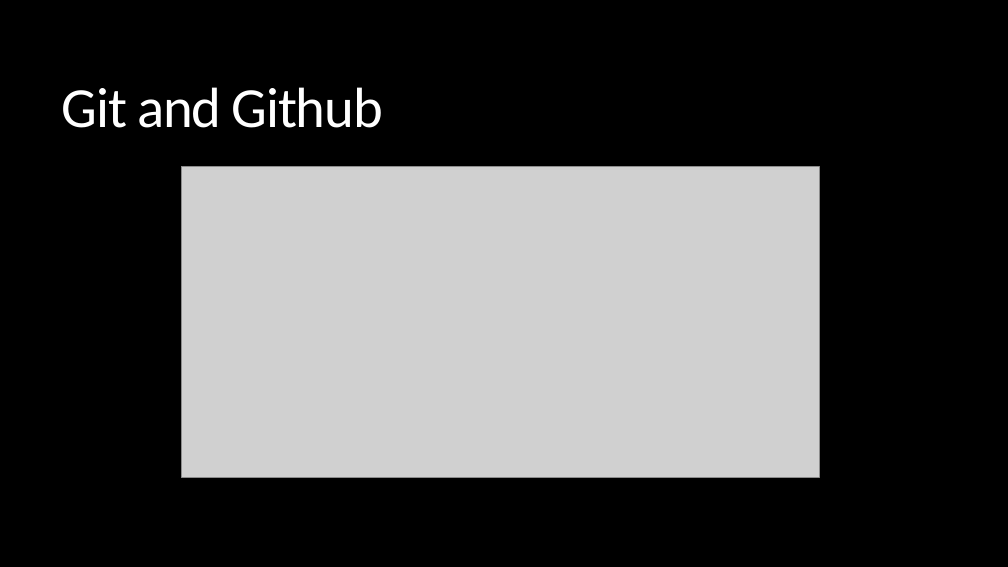
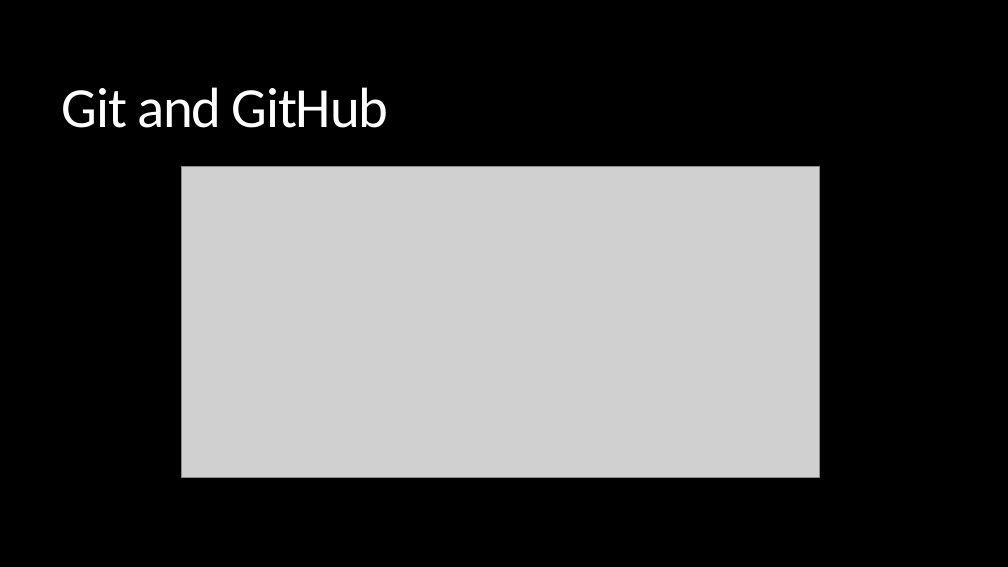
Before and after one commit to lewiscpearson/QA-Project-2-FootballSquadBuilder, a slide deck: slide 6 of documentation/Footbal Squad Builder.pptx. Drawn at 1008x567 pixels with LibreOffice and Linux fonts; fonts in the diff are those of the drawing; grey boxes stand for pictures. Boxes give left, top, right and bottom in pixels: in the first picture for what was removed or moved away, otherwise in the second. Text is boxed around its words. In the diff, an @@ line names an element or a change of style, - is before the commit and + after.

```diff
--- a/documentation/Footbal Squad Builder.pptx
+++ b/documentation/Footbal Squad Builder.pptx
@@ title at (62, 87, 388, 128): text changed @@
-Git and Github
+Git and GitHub
```
Also in this commit, not shown: 5 other slides changed, 3 slides added, 2 slides removed, 1 other file.
